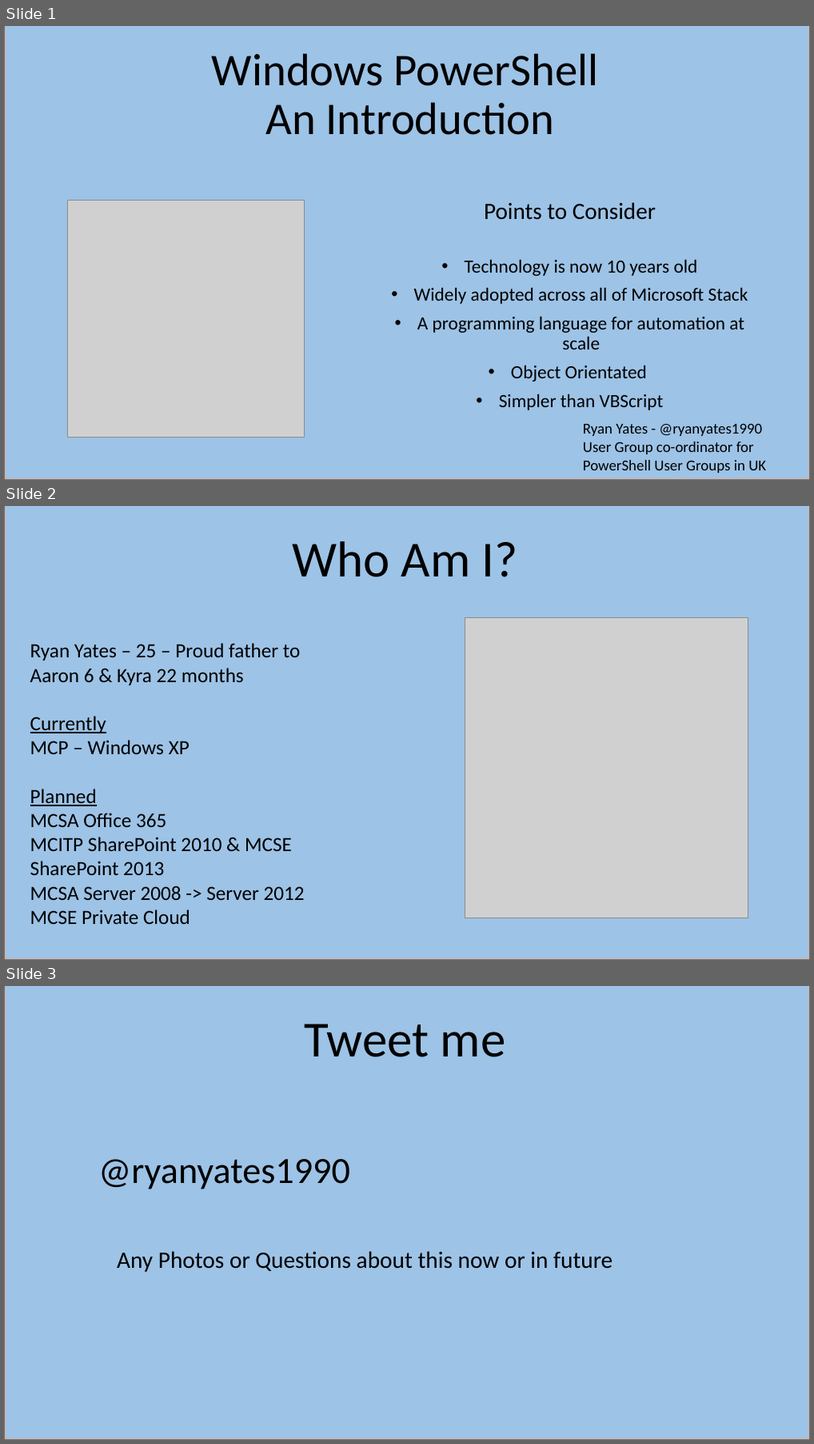
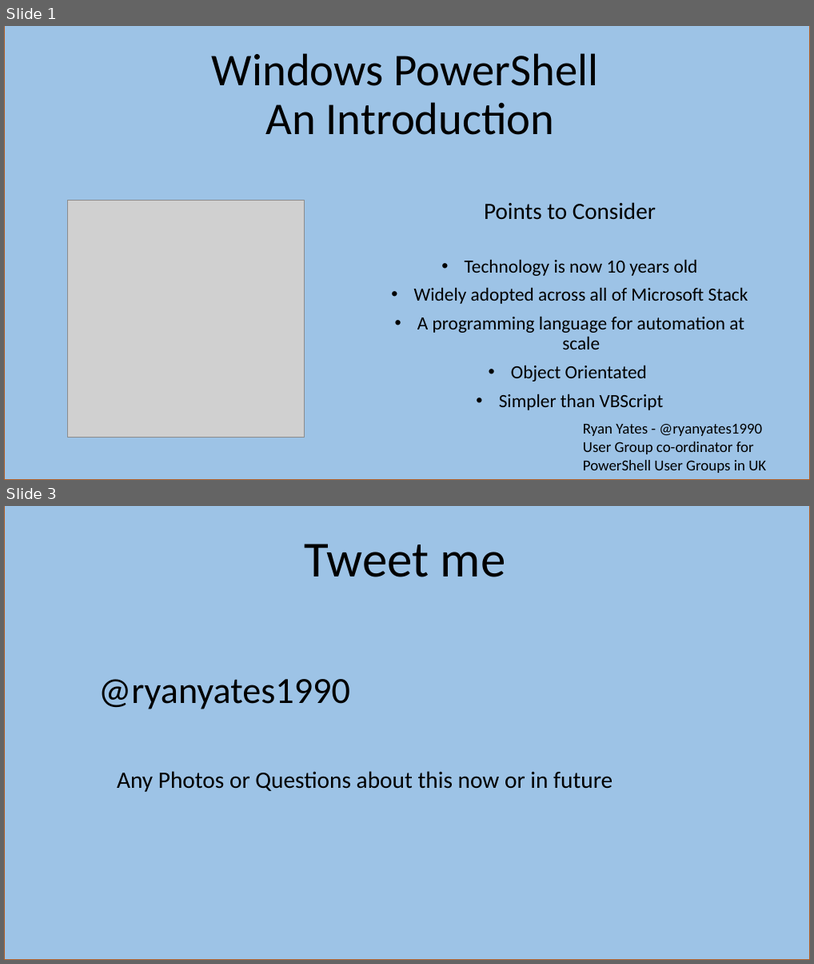
Before and after one commit to kilasuit/Presentations, a slide deck: Intro to Powershell - The history/Intro to PowerShell.pptx. Shown one above the other, each under a label of ours: slides 1, 2 and 3 before the commit, slides 1 and 3 after it; the slides between them are not shown. The pictures are 814x1444 and 814x964 pixels, drawn with LibreOffice and Linux fonts; fonts in the diff are those of the drawing; grey boxes stand for pictures. Boxes give left, top, right and bottom in pixels: in the first picture for what was removed or moved away, otherwise in the second. Text is boxed around its words. In the diff, an @@ line names an element or a change of style, - is before the commit and + after.

```diff
--- a/Intro to Powershell - The history/Intro to PowerShell.pptx
+++ b/Intro to Powershell - The history/Intro to PowerShell.pptx
@@ slide 2 removed at (4,506,810,960), background #FFFFFF @@
@@ rectangle removed at (4,506,810,960) @@
@@ title removed at (292,541,518,577) @@
-Who Am I?
@@ picture removed at (466,617,749,917) @@
@@ text removed at (30,643,305,924) @@
-Ryan Yates – 25 – Proud father to Aaron 6 & Kyra 22 months
-Currently
-MCP – Windows XP
-Planned
-MCSA Office 365
-MCITP SharePoint 2010 & MCSE SharePoint 2013
-MCSA Server 2008 -> Server 2012
-MCSE Private Cloud
```
Also in this commit, not shown: 1 slide added, 2 other files.
